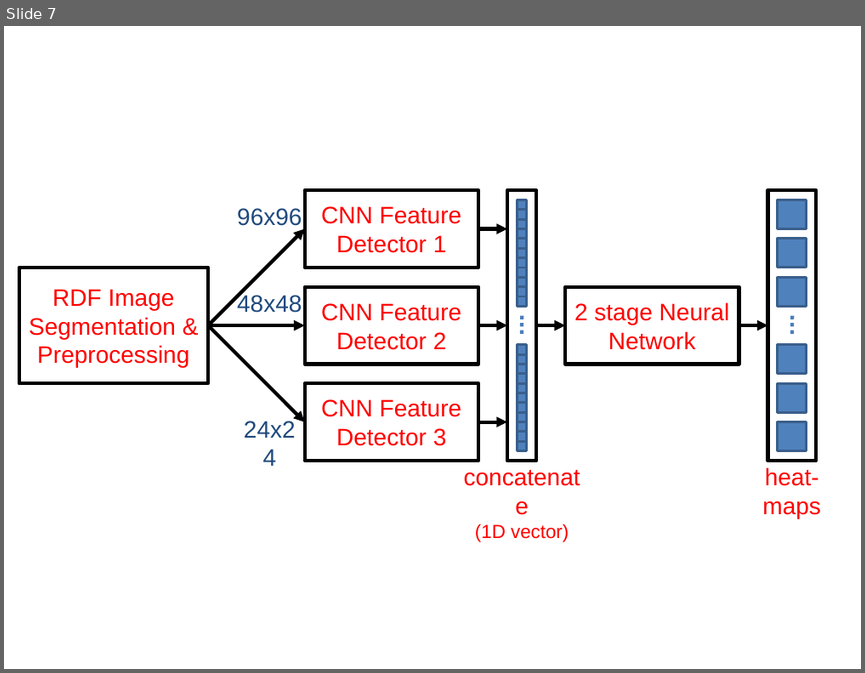
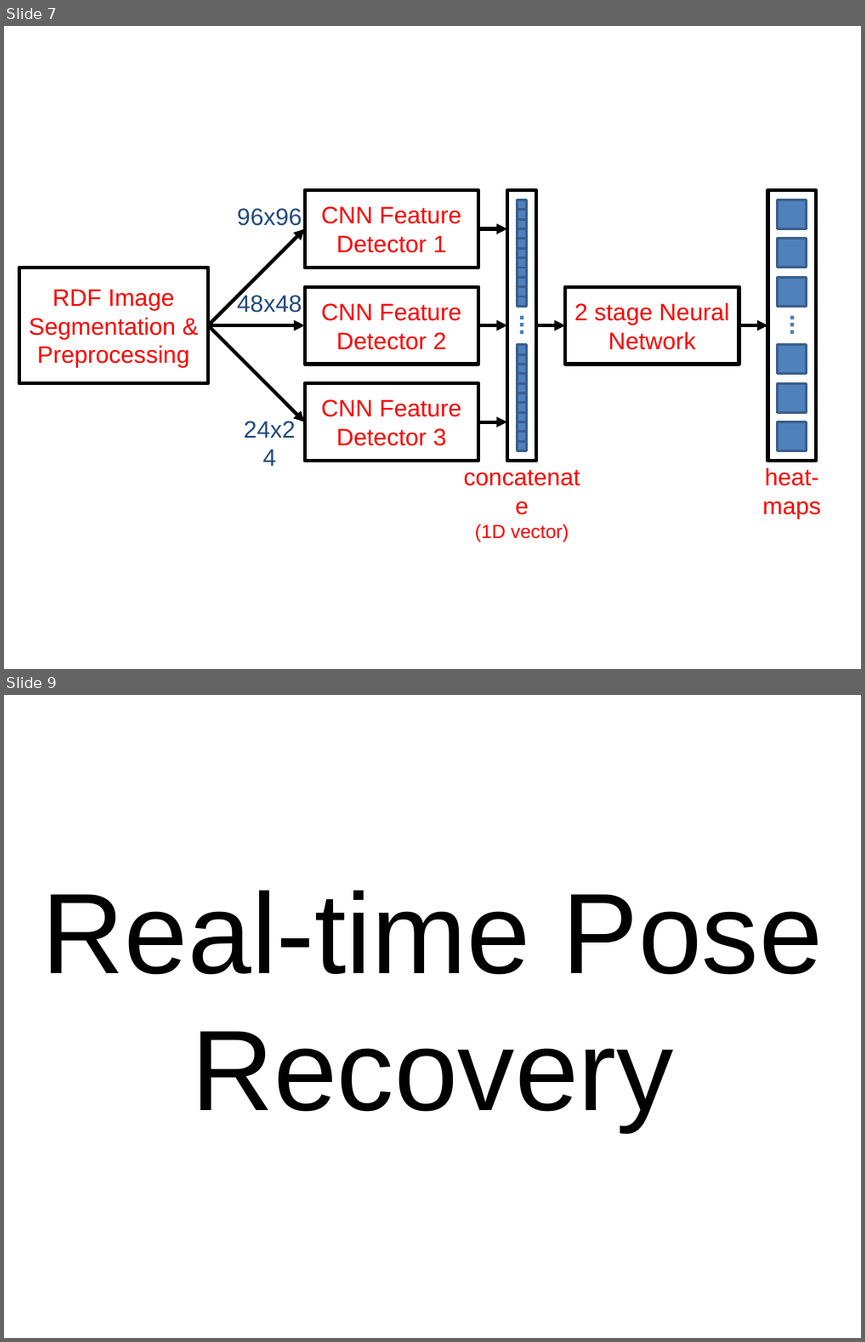
Before and after one commit to jonathantompson/KinectHands, a slide deck: TOG_Paper/video_stuff/movie_slides_4_3.pptx. Shown one above the other, each under a label of ours: slide 7 before the commit, slides 7 and 9 after it; the slides between them are not shown. The pictures are 865x673 and 865x1342 pixels, drawn with LibreOffice and Linux fonts; fonts in the diff are those of the drawing. Boxes give left, top, right and bottom in pixels: in the first picture for what was removed or moved away, otherwise in the second. Text is boxed around its words. In the diff, an @@ line names an element or a change of style, - is before the commit and + after.

```diff
--- a/TOG_Paper/video_stuff/movie_slides_4_3.pptx
+++ b/TOG_Paper/video_stuff/movie_slides_4_3.pptx
@@ slide 9 added at [4,695,861,1338], background #FFFFFF @@
@@ text added at [42,890,823,1130], 96 pt, text #000000 @@
+Real-time Pose Recovery
```
Also in this commit, not shown: 2 slides changed, 1 other slide added.
